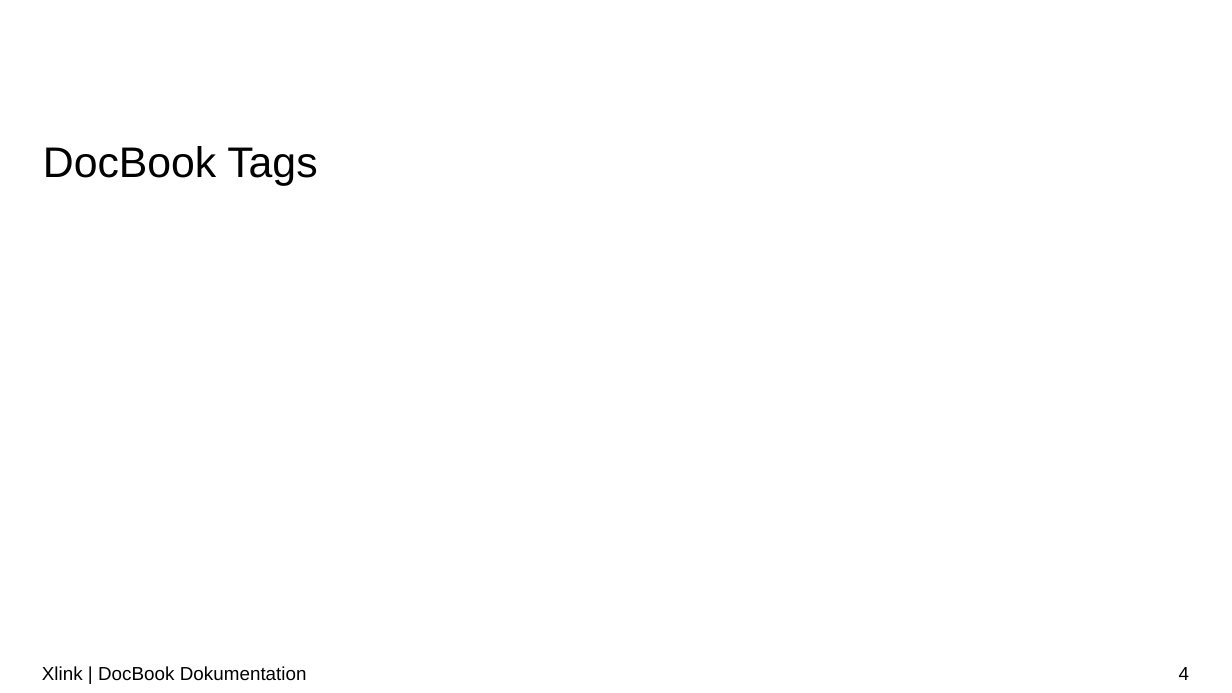
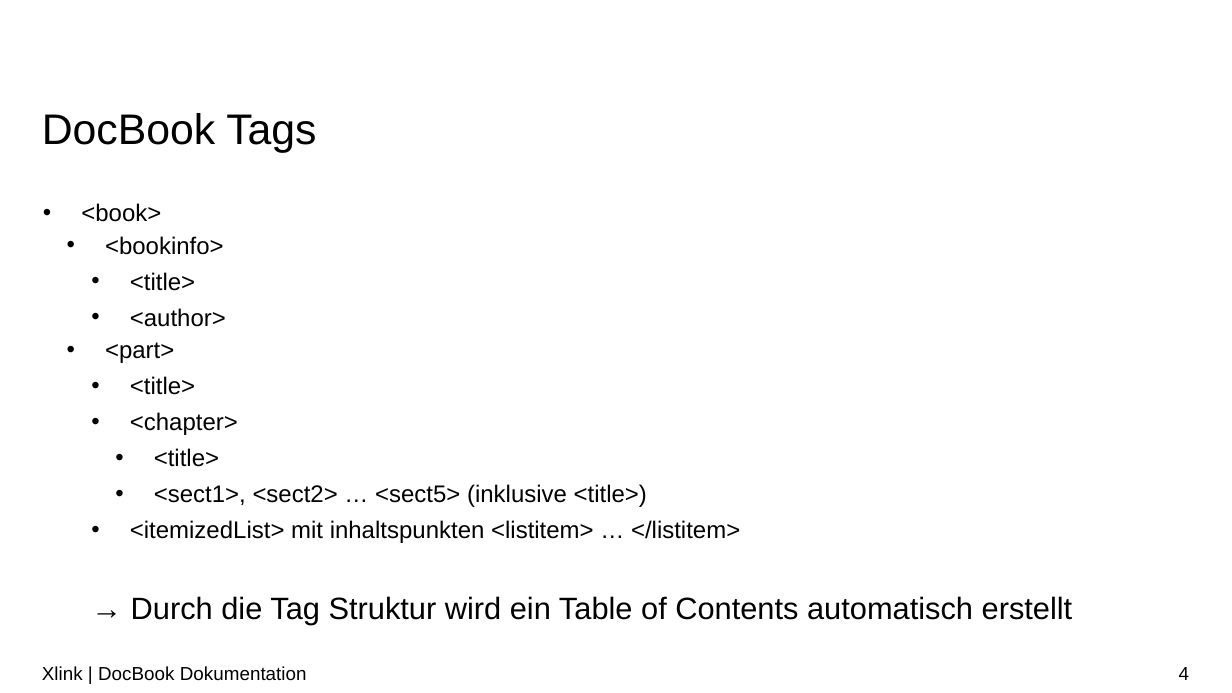
Before and after one commit to LorenzoBrazzi-zz/XML_Praktikum, a slide deck: slide 4 of Präsentationen/PP_notenbonus v2.pptx. Drawn at 1232x693 pixels with LibreOffice and Linux fonts; fonts in the diff are those of the drawing; background and template pictures are left out. Boxes give left, top, right and bottom in pixels: in the first picture for what was removed or moved away, otherwise in the second. Text is boxed around its words. In the diff, an @@ line names an element or a change of style, - is before the commit and + after.

```diff
--- a/Präsentationen/PP_notenbonus v2.pptx
+++ b/Präsentationen/PP_notenbonus v2.pptx
@@ title "DocBook Tags": place and size @@
-title "DocBook Tags" at bbox=[43, 146, 317, 185]
+title "DocBook Tags" at bbox=[42, 113, 316, 153]
@@ text added at bbox=[81, 203, 1073, 624], 14 pt, text #000000 @@
+• <book>
+  • <bookinfo>
+    • <title>
+    • <author>
+  • <part>
+    • <title>
+    • <chapter>
+      • <title>
+      • <sect1>, <sect2> … <sect5> (inklusive <title>)
+    • <itemizedList> mit inhaltspunkten <listitem> … </listitem>
+    → Durch die Tag Struktur wird ein Table of Contents automatisch erstellt
```
Also in this commit, not shown: 4 other slides changed, 1 slide removed, 1 other file.
